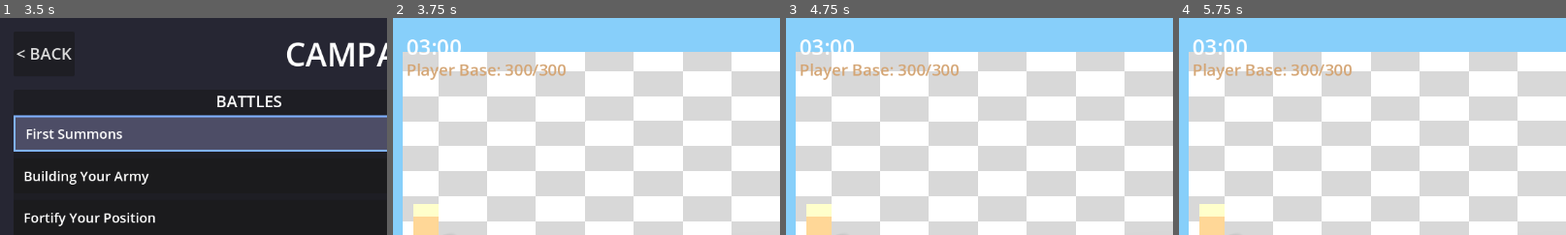
Above: before the commit, frames 1-4 (left to right).
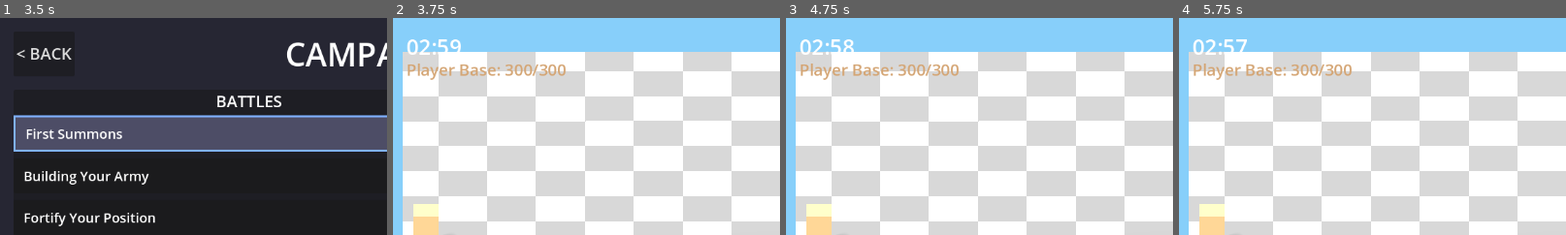
Above: after the commit, the same moments.

Repository: amari-charles/project-summoner
Game: Godot game, scene res://scenes/ui/main_menu.tscn
The game is run twice, just before and just after one commit, with the same random seed, the same clock (stepped at 60 frames per second) and the same inputs.
Inputs (mouse positions are % of the whole screen's width and height, from its top left):
- Up to frame 1 (3.5 s): click "PLAY" at 0.5 s; click "SELECT" at 1.25 s; click "CHOOSE WARRIOR" at 2 s; click (32, 26) at 2.75 s
- Up to frame 2 (3.75 s): click "START BATTLE" at 3.5 s
- Up to frame 3 (4.75 s): tap Enter at 4.25 s; drag from (50, 83) to (60, 28) at 4.27 s
- Up to frame 4 (5.75 s): drag from (30, 55) to (45, 70) at 5.02 s
The pictures show only the part of the screen within x 0-50%, y 0-50%; the shares and areas given below are measured in that part.

Frame 1 is identical in both runs. In frame 2, 0.2% of the frame differs, in the area x 7-18%, y 9-17%; in frame 3, 0.2%; in frame 4, 0.2%.
Error before the commit: Parse Error: Invalid argument for "create_ai_for_battle()" function: argument 2 should be "Summoner" but is "Summoner3D". (res://scripts/core/game_controller_3…

Commit message:
Fix AILoader type signature and add reward screen transition
AILoader changes:
- Changed summoner parameter type from Summoner to Node
- Allows both Summoner and Summoner3D to be passed

GameController3D changes:
- Added campaign battle detection in end_game()
- Transitions to reward_screen.tscn on victory
- Returns to campaign_screen.tscn on defeat
- Matches GameController 2D behavior

Reward screen should now appear after winning campaign battles.

🤖 Generated with [Claude Code](https://claude.com/claude-code)

Co-Authored-By: Claude <noreply@anthropic.com>

Diff:
--- a/scripts/ai/ai_loader.gd
+++ b/scripts/ai/ai_loader.gd
@@ -5,7 +5,7 @@
 ## Instantiates the appropriate AI type and configures it
 
 ## Create AI controller from battle configuration
-static func create_ai_for_battle(battle_config: Dictionary, summoner: Summoner) -> AIController:
+static func create_ai_for_battle(battle_config: Dictionary, summoner: Node) -> AIController:
 	var ai_type = battle_config.get("ai_type", "heuristic")
 	var ai: AIController = null
 
--- a/scripts/core/game_controller_3d.gd
+++ b/scripts/core/game_controller_3d.gd
@@ -118,6 +118,25 @@
 	var winner_text = "PLAYER" if winner == Unit3D.Team.PLAYER else "ENEMY"
 	print("Game Over! Winner: %s" % winner_text)
 
+	# Check if this is a campaign battle
+	var profile_repo = get_node_or_null("/root/ProfileRepo")
+	if profile_repo:
+		var profile = profile_repo.get_active_profile()
+		var current_battle_id = profile.get("campaign_progress", {}).get("current_battle", "")
+
+		if current_battle_id != "":
+			# This is a campaign battle - transition to appropriate screen
+			if winner == Unit3D.Team.PLAYER:
+				print("GameController3D: Campaign battle won! Transitioning to reward screen...")
+				await get_tree().create_timer(2.0).timeout
+				get_tree().paused = false
+				get_tree().change_scene_to_file("res://scenes/ui/reward_screen.tscn")
+			else:
+				print("GameController3D: Campaign battle lost. Returning to campaign...")
+				await get_tree().create_timer(2.0).timeout
+				get_tree().paused = false
+				get_tree().change_scene_to_file("res://scenes/ui/campaign_screen.tscn")
+
 func _on_summoner_died(summoner: Summoner3D) -> void:
 	if summoner == player_summoner:
 		end_game(Unit3D.Team.ENEMY)
